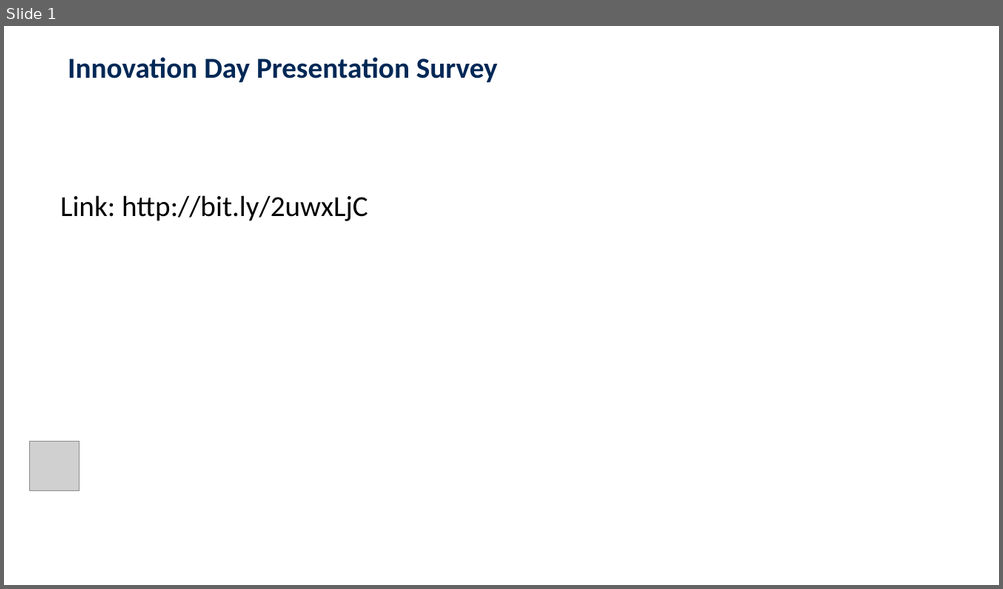
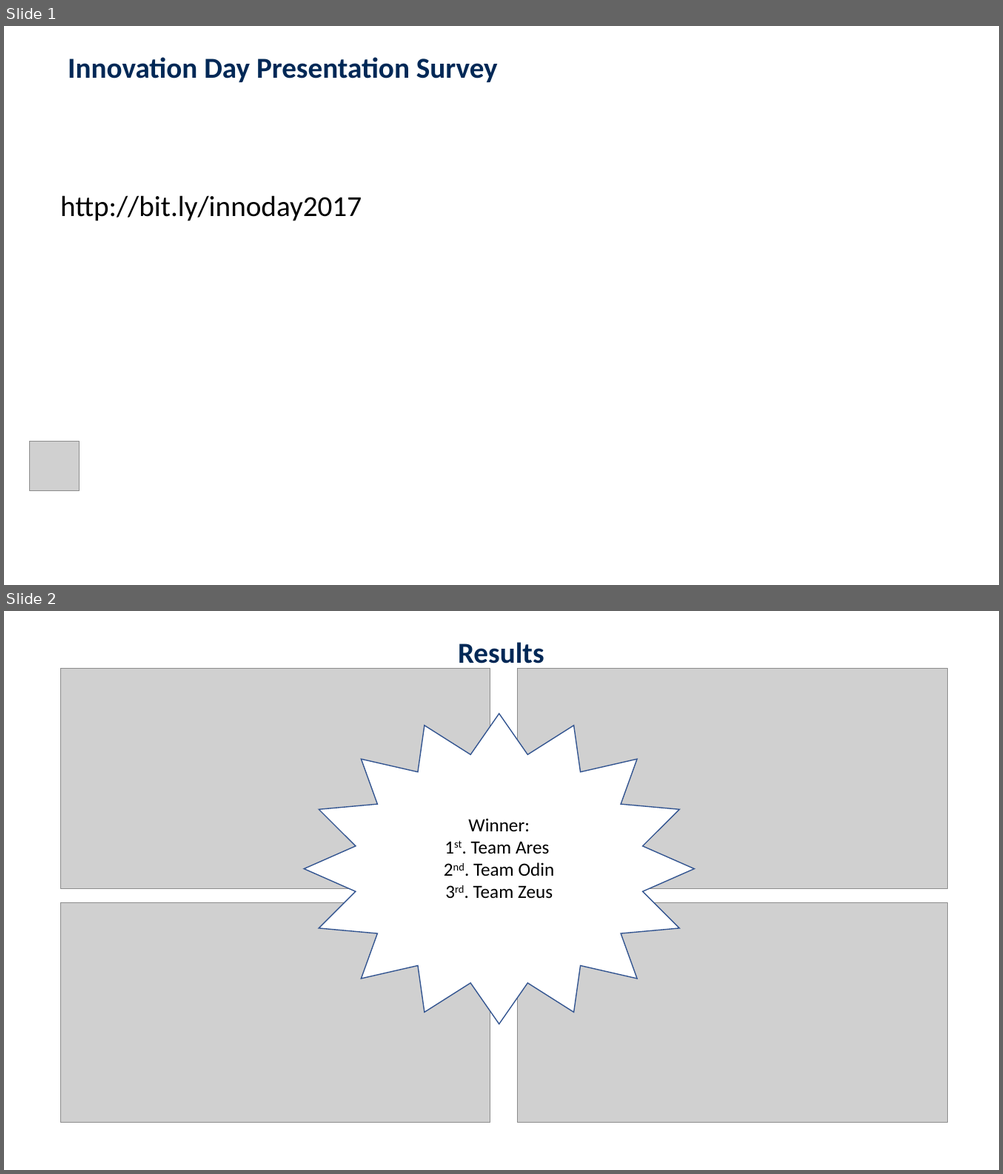
Before and after one commit to VicSto/PythonSurveyScript, a slide deck: res/Innovation Day Poll.pptx. Shown one above the other, each under a label of ours: slide 1 before the commit, slides 1 and 2 after it. The pictures are 1003x589 and 1003x1174 pixels, drawn with LibreOffice and Linux fonts; fonts in the diff are those of the drawing; grey boxes stand for pictures; background and template pictures are left out. Boxes give left, top, right and bottom in pixels: in the first picture for what was removed or moved away, otherwise in the second. Text is boxed around its words. In the diff, an @@ line names an element or a change of style, - is before the commit and + after.

```diff
--- a/res/Innovation Day Poll.pptx
+++ b/res/Innovation Day Poll.pptx
@@ slide 2 added at [4, 611, 999, 1170], background #FFFFFF @@
@@ title added at [458, 642, 544, 670], 28 pt, text #002856, bold @@
+Results
@@ picture added at [60, 669, 489, 889] @@
@@ picture added at [518, 669, 947, 889] @@
@@ star added at [304, 714, 694, 1025], fill #FFFFFF, outline #325491 1 pt, 18 pt, text #000000 @@
+Winner:
+1st. Team Ares
+2nd. Team Odin
+3rd. Team Zeus
@@ picture added at [60, 903, 489, 1123] @@
@@ picture added at [518, 903, 947, 1123] @@
@@ slide 1 changed as well @@
@@ text at [60, 195, 361, 221]: text changed @@
-Link: http://bit.ly/2uwxLjC
+http://bit.ly/innoday2017
```
Also in this commit, not shown: 7 other files.
